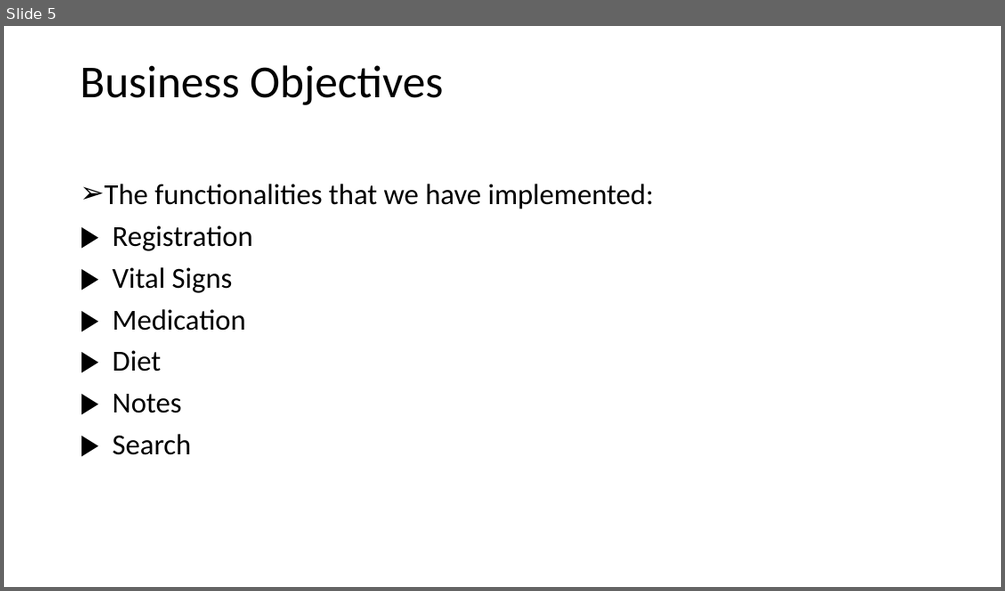
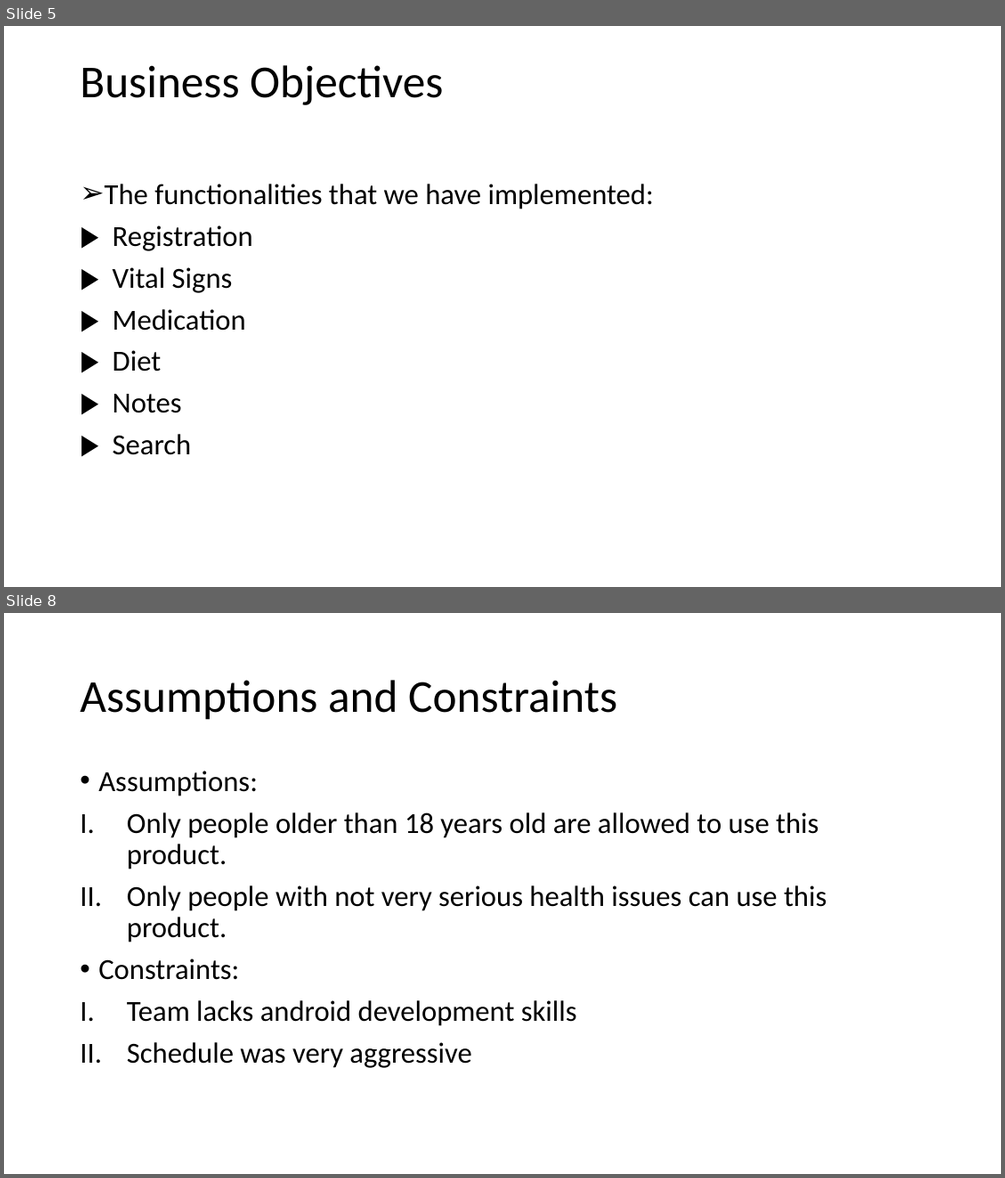
Before and after one commit to erroneouscopper/AndroidProject, a slide deck: team3_presentation.pptx. Shown one above the other, each under a label of ours: slide 5 before the commit, slides 5 and 8 after it; the slides between them are not shown. The pictures are 1005x591 and 1005x1178 pixels, drawn with LibreOffice and Linux fonts; fonts in the diff are those of the drawing. Boxes give left, top, right and bottom in pixels: in the first picture for what was removed or moved away, otherwise in the second. Text is boxed around its words. In the diff, an @@ line names an element or a change of style, - is before the commit and + after.

```diff
--- a/team3_presentation.pptx
+++ b/team3_presentation.pptx
@@ slide 8 added at <box>4,613,1001,1174</box>, background #FFFFFF @@
@@ title added at <box>80,680,617,720</box>, 44 pt, text #000000 @@
+Assumptions and Constraints
@@ text added at <box>98,771,826,1068</box>, 28 pt, text #000000 @@
+• Assumptions:
+I. Only people older than 18 years old are allowed to use this product.
+II. Only people with not very serious health issues can use this product.
+• Constraints:
+I. Team lacks android development skills
+II. Schedule was very aggressive
```
Also in this commit, not shown: 4 slides changed, 9 other slides added, 1 slide removed.
